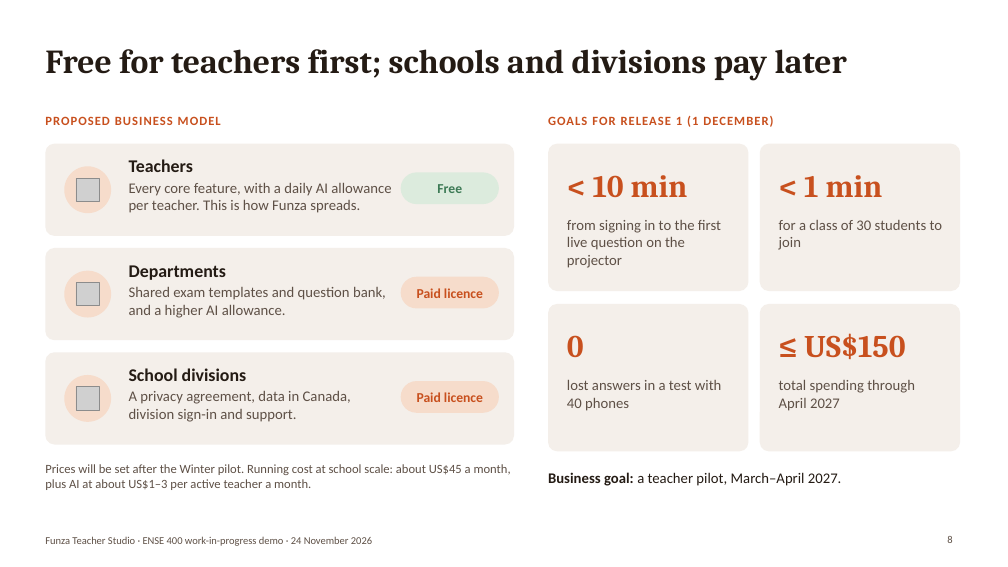
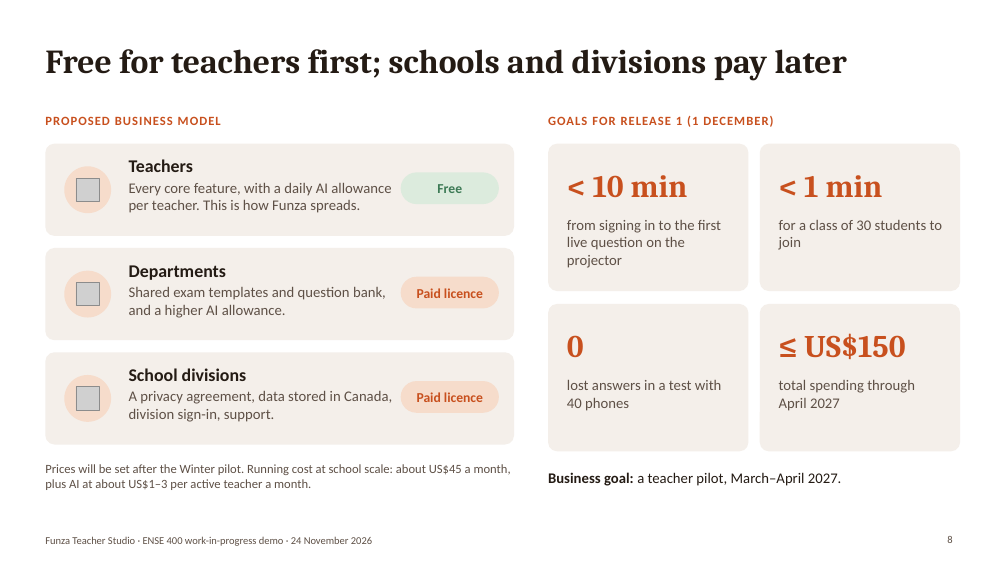
Before and after one commit to Binborg1/Final-2027, a slide deck: slide 8 of docs/06_presentations/01_work_in_progress_demo/01_work_in_progress_demo.pptx. Drawn at 1008x567 pixels with LibreOffice and Linux fonts; fonts in the diff are those of the drawing; grey boxes stand for pictures. Boxes give left, top, right and bottom in pixels: in the first picture for what was removed or moved away, otherwise in the second. Text is boxed around its words. In the diff, an @@ line names an element or a change of style, - is before the commit and + after.

```diff
--- a/docs/06_presentations/01_work_in_progress_demo/01_work_in_progress_demo.pptx
+++ b/docs/06_presentations/01_work_in_progress_demo/01_work_in_progress_demo.pptx
@@ text at (x1=129, y1=391, x2=392, y2=422): text changed @@
-A privacy agreement, data in Canada, division sign-in and support.
+A privacy agreement, data stored in Canada, division sign-in, support.
```
Also in this commit, not shown: 7 other slides changed, 1 slide added, 2 slides removed, 3 other files.
